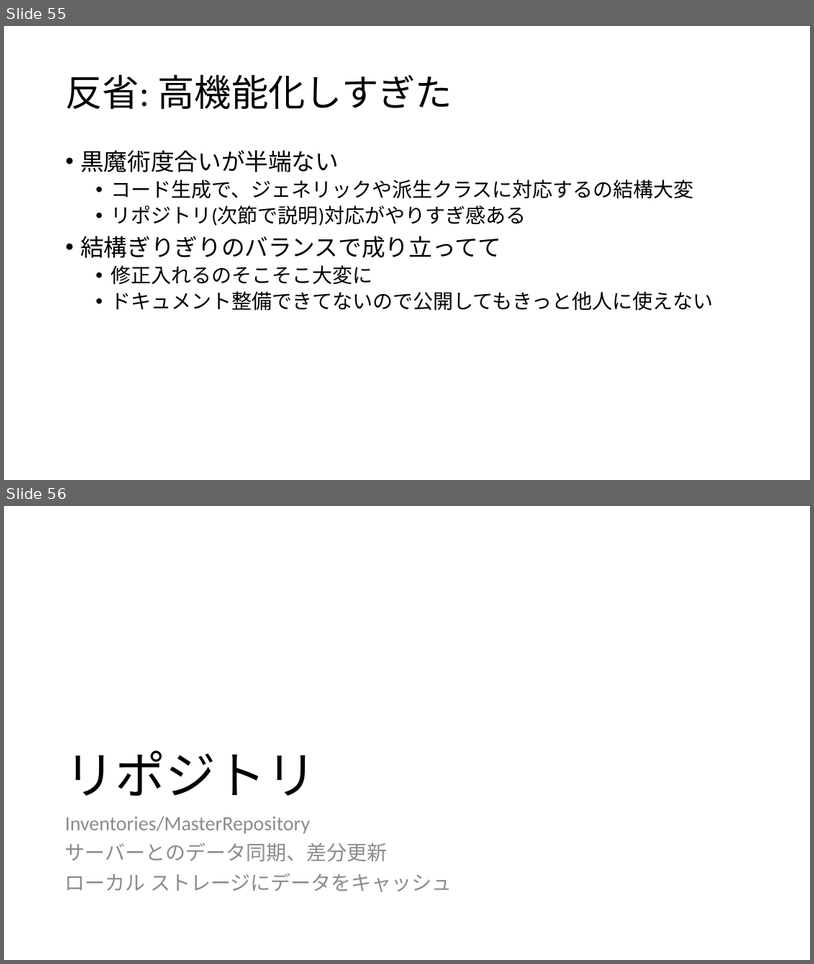
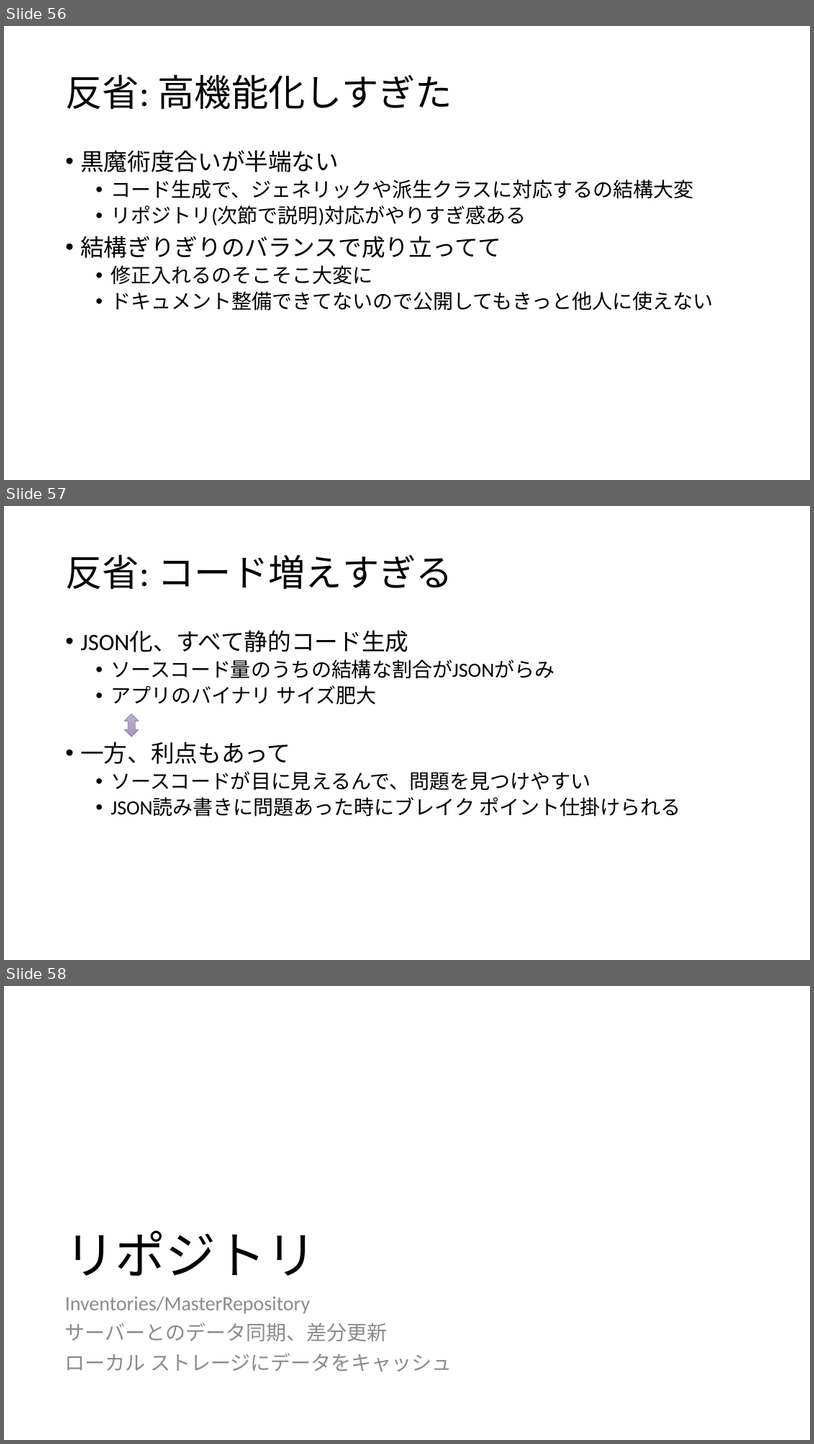
Before and after one commit to ppcuni/UnityCsharp20150321, a slide deck: doc/自社フレームワーク.pptx. Shown one above the other, each under a label of ours: slides 55 and 56 before the commit, slides 56, 57 and 58 after it. The pictures are 814x964 and 814x1444 pixels, drawn with LibreOffice and Linux fonts; fonts in the diff are those of the drawing. Boxes give left, top, right and bottom in pixels: in the first picture for what was removed or moved away, otherwise in the second. Text is boxed around its words. In the diff, an @@ line names an element or a change of style, - is before the commit and + after.

Commit message:
追記
・ナビゲーションフレームワークにはダイアログも統合したかった
・コード生成しすぎてバイナリサイズ肥大

```diff
--- a/doc/自社フレームワーク.pptx
+++ b/doc/自社フレームワーク.pptx
@@ slide 57 added at (x1=4, y1=506, x2=810, y2=960), background #FFFFFF @@
@@ title added at (x1=65, y1=554, x2=454, y2=589), 44 pt, text #000000 @@
+反省: コード増えすぎる
@@ text added at (x1=80, y1=631, x2=681, y2=816), 24 pt, text #000000 @@
+• JSON化、すべて静的コード生成
+  • ソースコード量のうちの結構な割合がJSONがらみ
+  • アプリのバイナリ サイズ肥大
+• 一方、利点もあって
+  • ソースコードが目に見えるんで、問題を見つけやすい
+  • JSON読み書きに問題あった時にブレイク ポイント仕掛けられる
@@ up down arrow added at (x1=124, y1=713, x2=139, y2=736), fill gradient #BDB2CD to #B2A5C4 to #A796BE, outline #8064A2 0.5 pt @@
@@ what was slide 55 is now slide 56 @@
@@ what was slide 56 is now slide 58 @@
```
Also in this commit, not shown: 1 other slide added.
